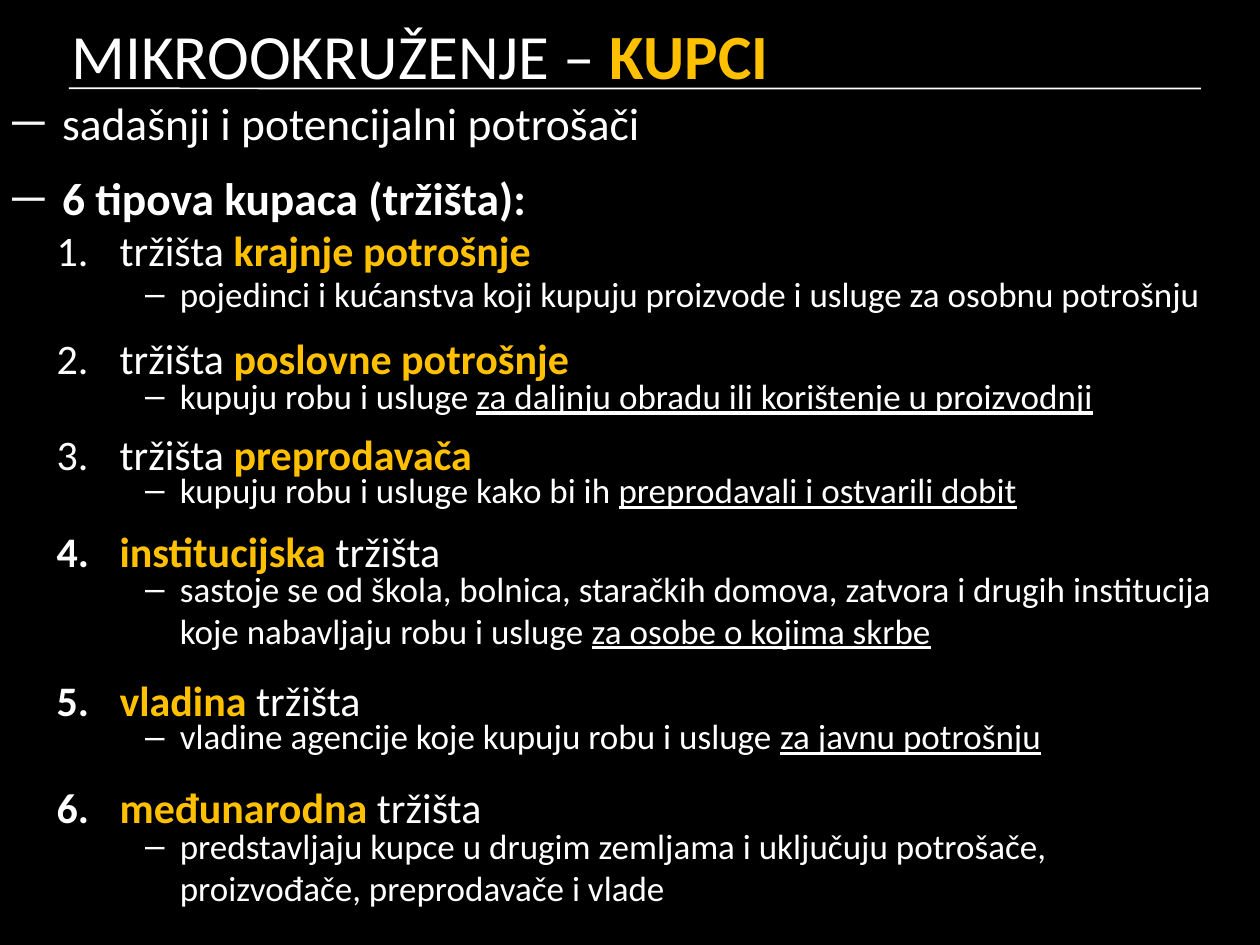
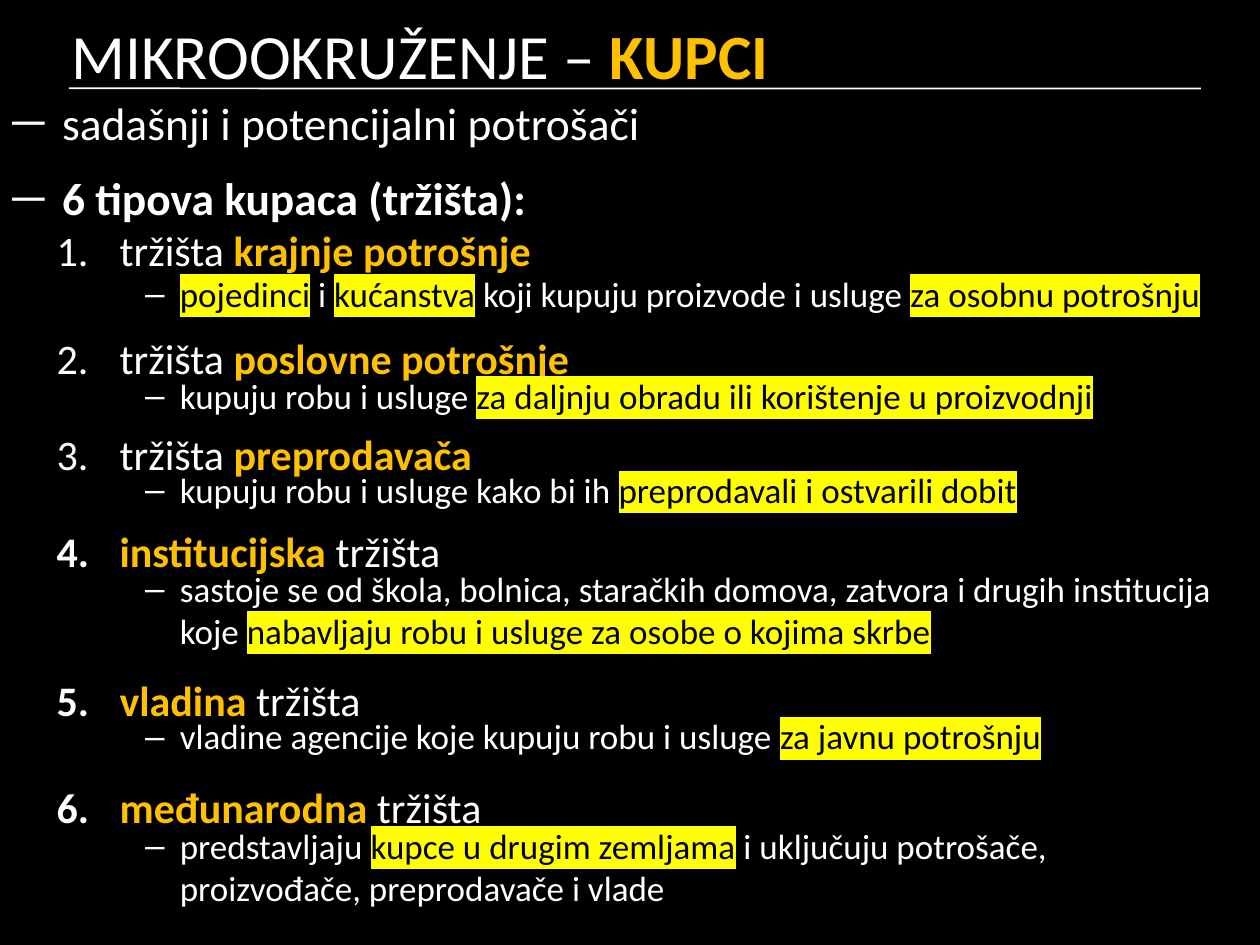
Before and after one commit to cornx/print, a slide deck: slide 8 of data/marketing/prezentacije/002_marketinsko_okruzenje.pptx. Drawn at 1260x945 pixels with LibreOffice and Linux fonts; fonts in the diff are those of the drawing. Boxes give left, top, right and bottom in pixels: in the first picture for what was removed or moved away, otherwise in the second. Text is boxed around its words. In the diff, an @@ line names an element or a change of style, - is before the commit and + after.

```diff
--- a/data/marketing/prezentacije/002_marketinsko_okruzenje.pptx
+++ b/data/marketing/prezentacije/002_marketinsko_okruzenje.pptx
@@ text "pojedinci i kućanstva koji kupuju ..." at (180,282,1200,313): text colour #FFFFFF to #000000, highlight none to #FFFF00 in "pojedinci kućanstva za osobnu potrošnju" @@
@@ text "kupuju robu i usluge za ..." at (180,380,1092,415): text colour #FFFFFF to #000000, highlight none to #FFFF00, underline off in "za daljnju obradu ili korištenje u proizvodnji" @@
@@ text "kupuju robu i usluge kako ..." at (180,475,1016,509): text colour #FFFFFF to #000000, highlight none to #FFFF00, underline off in "preprodavali i ostvarili dobit" @@
@@ text "sastoje se od škola, bolnica, ..." at (180,573,1210,650): text colour #FFFFFF to #000000, highlight none to #FFFF00 in "nabavljaju robu i usluge za osobe o ..."; underline off in "za osobe o kojima skrbe" @@
@@ text "vladine agencije koje kupuju robu ..." at (180,724,1041,755): text colour #FFFFFF to #000000, highlight none to #FFFF00, underline off in "za javnu potrošnju" @@
@@ text "predstavljaju kupce u drugim zemljama ..." at (180,834,1046,907): text colour #FFFFFF to #000000, highlight none to #FFFF00 in "kupce u drugim zemljama" @@
```
Also in this commit, not shown: 5 other slides changed.
